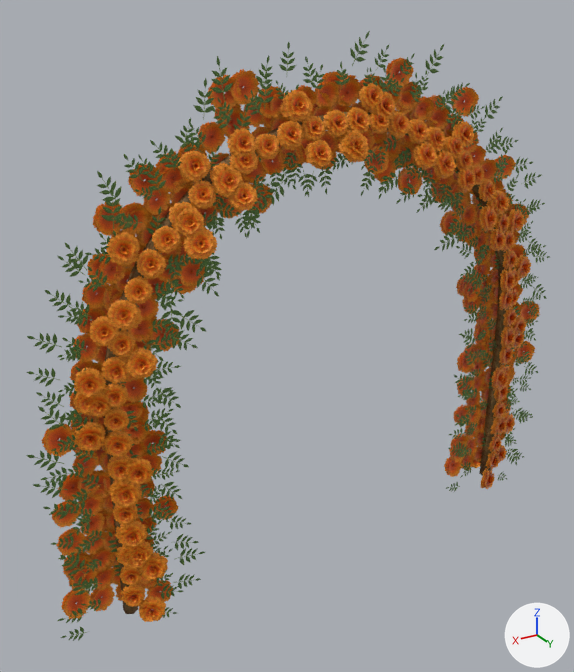
One commit to the glTF model assets/models/propios/arco_cempasuchil.gltf: the scene before it, then after it.
Rendered twice from a camera (50 mm lens) standing at (2.32, 3.35, 3.07) and looking at (0.24, -0.12, 1.34). The lights are fixed; the arrows at lower right show +X, +Y and +Z. The older version comes first. Where no turn or scale is listed for an object, it has been applied to the vertices.

The older version as bpy lines, for what is in view:
```python
ob_flores = bpy.data.objects.new('flores', me_cabeza_ligera_compartida_023)
ob_flores.location = (-0.462, -0.061, 2.27)
ob_follaje = bpy.data.objects.new('follaje', me_rama_hojas_compartida_068)
ob_follaje.location = (0.314, 0.005, 2.605)
ob_marco = bpy.data.objects.new('marco', me_arco_cempasuchil)
ob_marco.location = (0.0, 0.0, 0.0)
```
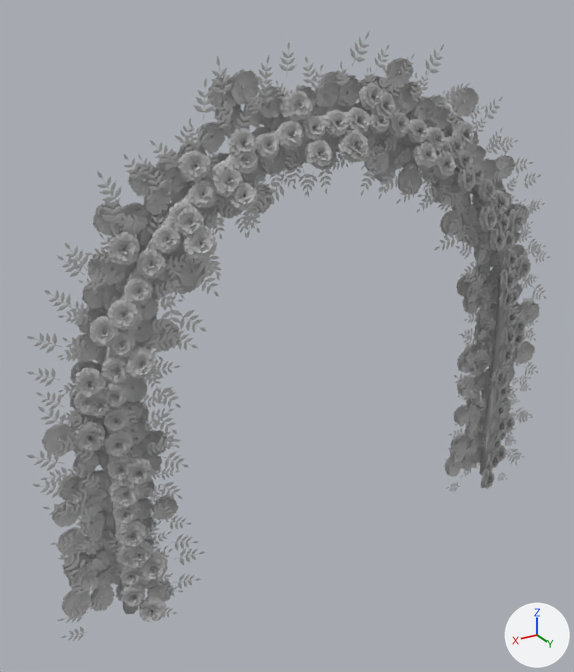
Boxes [x1, y1, x2, y2] around the edits, measured in the pictures (574 x 672 px):
'flores', surface changed (brown to light grey)
    both: [41, 57, 540, 622]
'follaje', surface changed
    both: [26, 31, 550, 641]
'marco', surface changed
    both: [103, 112, 509, 614]

Edits to the bpy script that builds the scene:
```text
Change mat_petalo_cempasuchil:
    remove mat_petalo_cempasuchil.texture = img_petalo_cempasuchil
    add mat_petalo_cempasuchil.base_color = (0.55, 0.55, 0.55)  # light grey #c4c4c4
    mat_petalo_cempasuchil.roughness: 0.65 -> 0.8
Change mat_hoja_cempasuchil:
    remove mat_hoja_cempasuchil.texture = img_hoja_cempasuchil_color
    add mat_hoja_cempasuchil.base_color = (0.55, 0.55, 0.55)  # light grey #c4c4c4
    mat_hoja_cempasuchil.roughness: 0.65 -> 0.8
Change mat_carrizo:
    where n0 = _N.new('ShaderNodeBsdfPrincipled'); n0.name = 'Principled BSDF'
    add n0.inputs[0].default_value = (0.55, 0.55, 0.55, 1.0)  # 'Base Color', light grey #c4c4c4
    remove n2 = _N.new('ShaderNodeMix'); n2.name = 'Mix'
    remove n2.data_type = 'RGBA'
    remove n2.blend_type = 'MULTIPLY'
    remove n2.inputs[0].default_value = 1.0  # 'Factor'
    remove n2.inputs[7].default_value = (0.584, 0.434, 0.195, 1.0)  # 'B', brown #c9b07a
    remove n3 = _N.new('ShaderNodeTexImage'); n3.name = 'Image Texture'
    remove n3.image = img_madera_clara
    remove _L.new(n2.outputs[2], n0.inputs[0])  # 'Result' to 'Base Color'
    remove _L.new(n3.outputs[0], n2.inputs[6])  # 'Color' to 'A'
```
